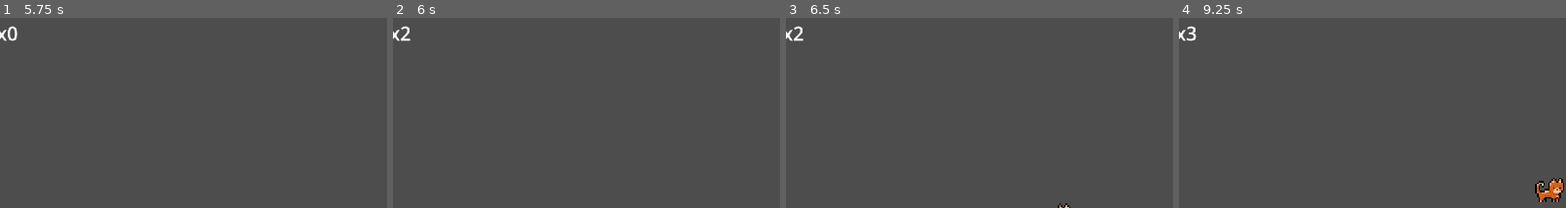
Above: before the commit, frames 1-4 (left to right).
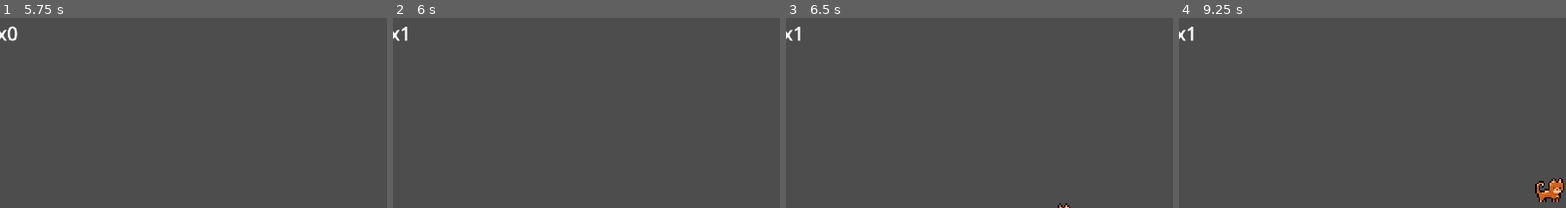
Above: after the commit, the same moments.

Repository: ionutincau/cats
Game: Godot game, scene res://scenes/game.tscn
The game is run twice, just before and just after one commit, with the same random seed, the same clock (stepped at 60 frames per second) and the same inputs.
Inputs:
- Up to frame 1 (5.75 s): tap Enter (ui_accept) at 0.5, 0.77, 1.52, 3.02, 3.77, 4.52 s; hold Right (ui_right) 0.53-2.03 s; hold Left (ui_left) 2.03-2.78 s; hold Right (ui_right) 2.78-4.28 s; hold Left (ui_left) 4.28-5.03 s; hold Right (ui_right) from 5.03 s (still down)
- Up to frame 2 (6 s): release Right (ui_right) at 5.78 s; hold Left (ui_left) from 5.78 s (still down)
- Up to frame 3 (6.5 s): keep holding Left (ui_left); tap Enter (ui_accept) at 6.02 s
- Up to frame 4 (9.25 s): tap Enter (ui_accept) at 6.77, 7.52, 8.75, 9.02 s; release Left (ui_left) at 7.28 s; hold Right (ui_right) from 7.28 s (still down)
The pictures show only the part of the screen within x 7-57%, y 1-51%; the shares and areas given below are measured in that part.

Frame 1 is identical in both runs. In frame 2, 0.1% of the frame differs, in the area x 2-5%, y 4-13%; in frame 3, 0.1%; in frame 4, 0.1%.

Commit message:
reset number of coins

Diff:
--- a/scripts/game_manager.gd
+++ b/scripts/game_manager.gd
@@ -11,6 +11,9 @@
 	coins += 1
 	update_score_label()
 
-
 func update_score_label():
 	score_label.text = "x" + str(coins)
+
+func reset():
+	coins = 0
+	update_score_label()
--- a/scripts/killzone.gd
+++ b/scripts/killzone.gd
@@ -11,3 +11,4 @@
 func _on_timer_timeout() -> void:
 	get_tree().reload_current_scene()
 	Engine.time_scale = 1
+	GameManager.reset()
